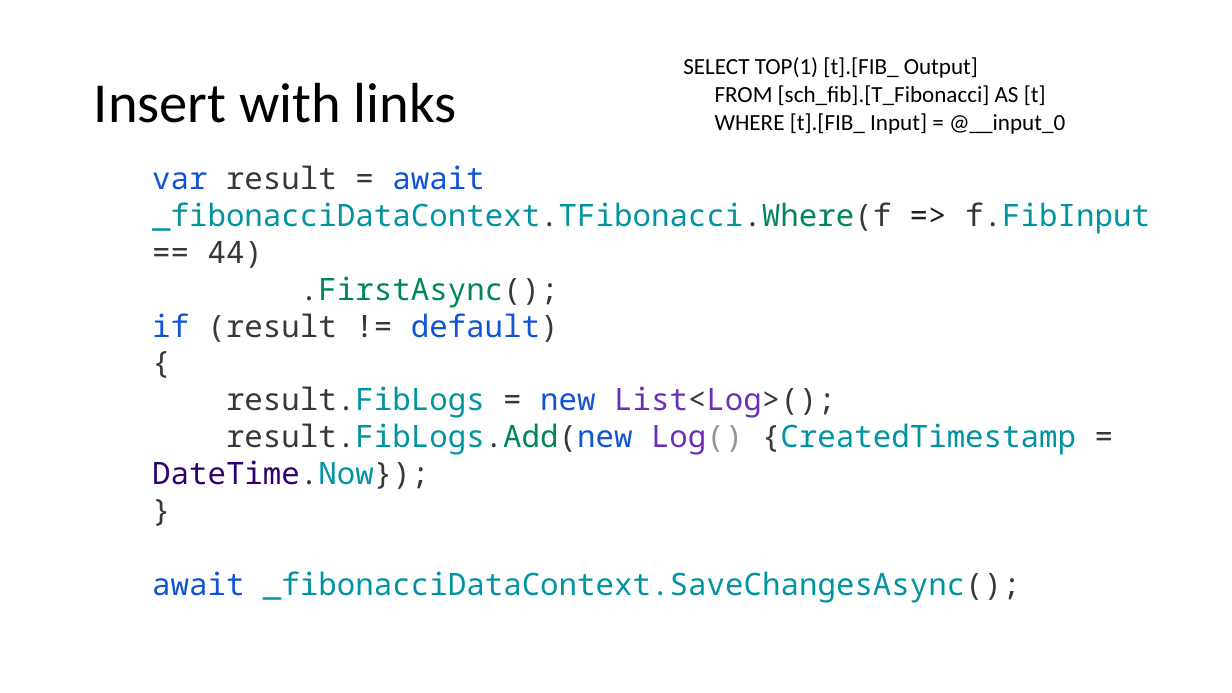
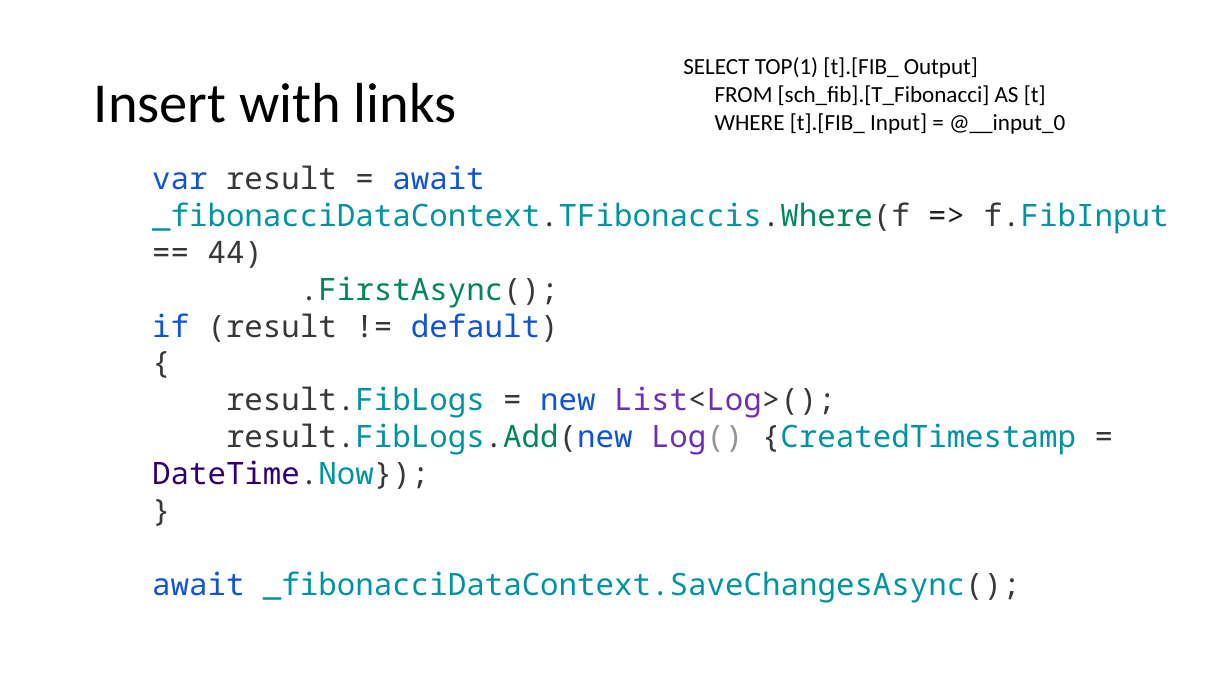
Before and after one commit to guillaume-chervet/course.dotnet, a slide deck: slide 152 of documentations/dotnet6.pptx. Drawn at 1232x693 pixels with LibreOffice and Linux fonts; fonts in the diff are those of the drawing. Boxes give left, top, right and bottom in pixels: in the first picture for what was removed or moved away, otherwise in the second. Text is boxed around its words. In the diff, an @@ line names an element or a change of style, - is before the commit and + after.

```diff
--- a/documentations/dotnet6.pptx
+++ b/documentations/dotnet6.pptx
@@ text at box(152, 165, 1169, 308): text changed @@
-var result = await _fibonacciDataContext.TFibonacci.Where(f => f.FibInput == 44)
-.FirstAsync();
+var result = await _fibonacciDataContext.TFibonaccis.Where(f => f.FibInput == 44)
+.FirstAsync();
```
Also in this commit, not shown: 10 other slides changed.
